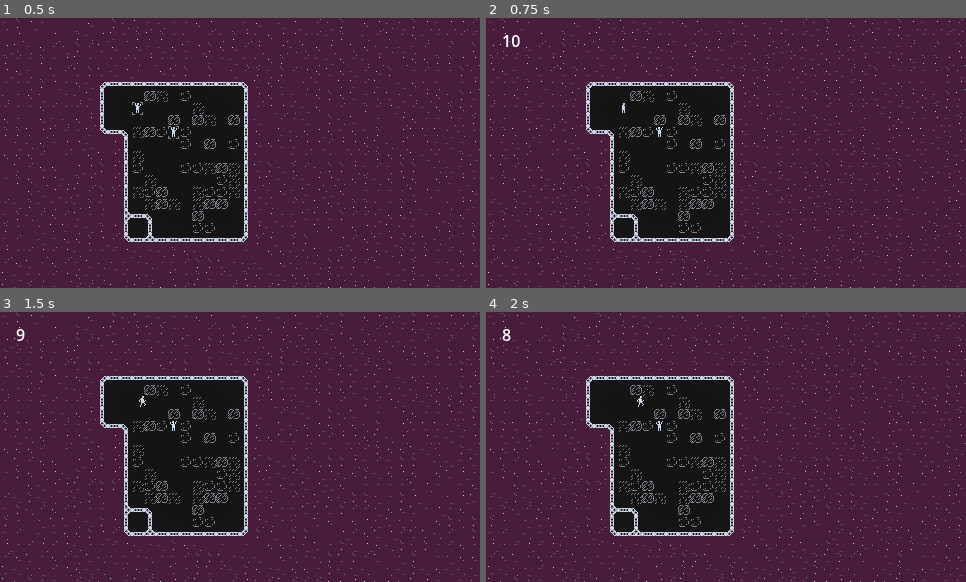
Above: before the commit, frames 1-4 (two rows, left to right).
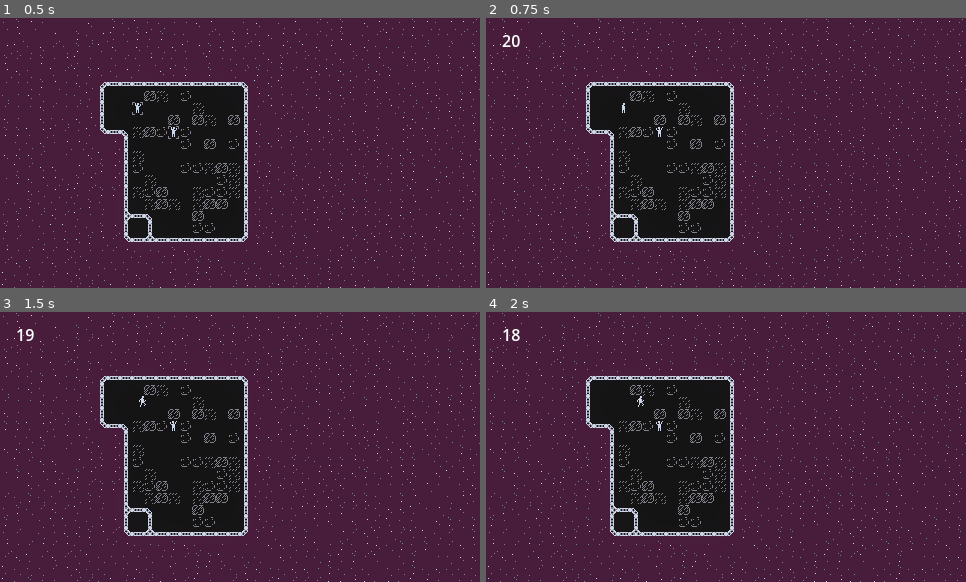
Above: after the commit, the same moments.

Repository: pherbers/KairosStationReEvac
Game: Godot game, scene res://main_scene.tscn
Same seed, same stepped clock (60 frames per second), same inputs: the game is played once before the commit and once after it.
Inputs (mouse positions are in pixels of both pictures, inside the frame that each line leads up to):
- Up to frame 1 (0.5 s): no input
- Up to frame 2 (0.75 s): click (625, 109) at 0.52 s
- Up to frame 3 (1.5 s): tap Enter at 1.25 s; hold Right (East) from 1.28 s (still down); tap E (Interact) at 1.35 s
- Up to frame 4 (2 s): keep holding Right (East)

Frame 1 is identical in both runs. In frame 2, less than 0.1% of the frame differs, in the area x 3-6%, y 6-11%; in frame 3, 0.1%; in frame 4, 0.1%, in the area x 3-8%, y 6-11%.

Commit message:
Explodse

Diff:
--- a/main_scene.tscn
+++ b/main_scene.tscn
@@ -22,6 +22,10 @@
 script = ExtResource("1_d5x1h")
 world = NodePath("../GridWorld")
 metadata/_custom_type_script = "uid://i5bp4trdxi4x"
+
+[node name="ExplosionTimer" type="Timer" parent="GameState" unique_id=1272020234]
+wait_time = 2.0
+one_shot = true
 
 [node name="GridWorld" type="Node2D" parent="." unique_id=1713533503 node_paths=PackedStringArray("tile_map_ground", "tile_map_collide")]
 script = ExtResource("3_8mm7a")
@@ -61,3 +65,5 @@
 offset_right = 56.0
 offset_bottom = 34.0
 script = ExtResource("5_8mm7a")
+
+[connection signal="timeout" from="GameState/ExplosionTimer" to="GameState" method="reset_play_state"]
--- a/scripts/crewmate.gd
+++ b/scripts/crewmate.gd
@@ -3,9 +3,13 @@
 
 var game: GameState
 @export var is_in_control = false
+var _initial_position: Vector2i
 
 func _ready():
     super()
+
+    _initial_position = current_tile_pos
+
     game = $/root/MainScene/GameState
     game.on_play_state_changed.connect(playStateChanged)
     playStateChanged(game.play_state)
@@ -38,3 +42,6 @@
 
 func _process(delta: float) -> void:
     super._process(delta)
+
+func reset_crewmate():
+    current_tile_pos = _initial_position
--- a/scripts/game_state.gd
+++ b/scripts/game_state.gd
@@ -11,6 +11,7 @@
 
 signal on_play_state_changed(new_state: PlayState)
 signal on_countdown_changed(ticks_left: int)
+signal on_explosion()
 
 @export var play_state: PlayState:
     set (new_value):
@@ -20,18 +21,27 @@
 
 @export var world: GridWorld
 
-@export var countdown_max = 10
+@export var countdown_max = 20
 @export var countdown = 0
+
 # Crewmate control
 @export var selected_crewmate: Crewmate = null
 var _move_input_queue: int = -1
 var _last_input: int = -1
+
+var crewmates: Array
+
+func _ready():
+    crewmates = get_tree().current_scene.find_children("*", "Crewmate") as Array
 
 func _process(delta: float) -> void:
     if play_state == PlayState.PLAY:
         _process_play(delta)
 
 func _process_play(_delta: float):
+    if countdown <= 0:
+        # everything explode !!!
+        return
     if selected_crewmate != null:
         _move_crewmate()
     else:
@@ -69,10 +79,21 @@
 func _countdown_tick():
     countdown -= 1
     on_countdown_changed.emit(countdown)
+    if countdown == 0:
+        $ExplosionTimer.start()
+        on_explosion.emit()
 
 func _play_state_changed(old_state, new_state):
     if new_state == PlayState.PLAY and old_state != PlayState.PLAY:
         countdown = countdown_max
         on_countdown_changed.emit(countdown)
+    if new_state == PlayState.SELECT:
+        countdown = countdown_max
+        for c in crewmates:
+            c.reset_crewmate()
+
     on_play_state_changed.emit(new_state)
     print("New Play State: " + str(play_state))
+
+func reset_play_state():
+    play_state = PlayState.SELECT
